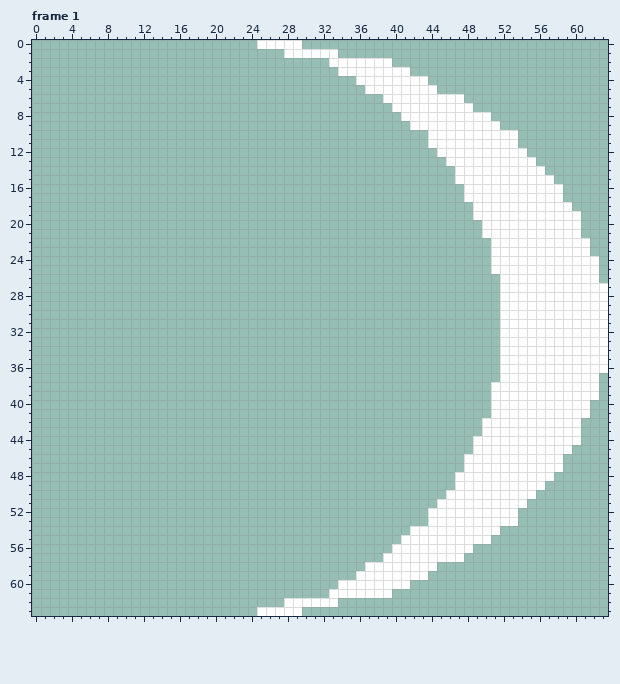
File history of a pixel-art file, The Fallen Guardian/Assets/Art/Effects/Player/Beginner/FrailSlash.aseprite. This is how it looked before the edit.
64x64 pixels, 5 frames. Pixels under 10% opacity are left out. Shown: frame 1. The commit also changed other frames, which this record leaves out.
After:
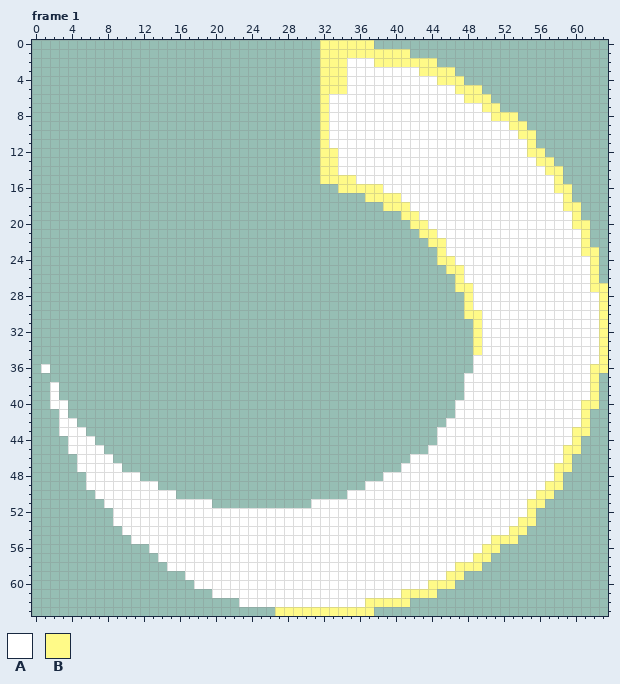
Palette (. is transparent): A #ffffff  B #fffa88
The edit:
layer "Layer 4" now hidden
layer "Main" added
layer "FX" added
Changed rows in their new state; - is an unchanged pixel.
Frame 1:
first column x 1:
 0 ------------------------.....--BBBBBB--------------------------
 1 ---------------------------....BBBBBBBBBB----------------------
 2 -------------------------------BBB---BBBBBBB-------------------
 3 -------------------------------BBB-------ABBBB-----------------
 4 -------------------------------BBBA--------ABBB----------------
 5 -------------------------------BBBAA--------AABBB--------------
 6 -------------------------------BAAAAAA---------BBB-------------
 7 -------------------------------BAAAAAAA---------ABB------------
 8 -------------------------------BAAAAAAAA----------BBB----------
 9 -------------------------------BAAAAAAAAA----------ABB---------
10 -------------------------------BAAAAAAAAAAA----------BB--------
11 -------------------------------BAAAAAAAAAAA----------AB--------
12 -------------------------------BBAAAAAAAAAAA----------BB-------
13 -------------------------------BBAAAAAAAAAAAA----------BB------
14 -------------------------------BBAAAAAAAAAAAAA----------BB-----
15 -------------------------------BBBBAAAAAAAAAAA-----------B-----
16 ---------------------------------BBBBBAAAAAAAAA----------BB----
17 ------------------------------------BBBBAAAAAAA-----------B----
18 --------------------------------------BBBAAAAAAA----------BB---
19 ----------------------------------------BBAAAAAA-----------B---
20 -----------------------------------------BBAAAAAA----------BB--
21 ------------------------------------------BBAAAAA-----------B--
22 -------------------------------------------BBAAAAA----------B--
23 --------------------------------------------BAAAAA----------BB-
24 --------------------------------------------BBAAAA-----------B-
25 ---------------------------------------------BBAAA-----------B-
26 ----------------------------------------------BAAAA----------B-
27 ----------------------------------------------BBAAA----------BB
28 -----------------------------------------------BAAA-----------B
29 -----------------------------------------------BAAA-----------B
30 -----------------------------------------------BBAA-----------B
31 ------------------------------------------------BAA-----------B
32 ------------------------------------------------BAA-----------B
33 ------------------------------------------------BAA-----------B
34 ------------------------------------------------BAA-----------B
35 ------------------------------------------------AAA-----------B
36 A-----------------------------------------------AAA----------BB
37 -----------------------------------------------AAAA----------B-
38 -A---------------------------------------------AAA-----------B-
39 -A---------------------------------------------AAA-----------B-
40 -AA-------------------------------------------AAAA----------BB-
41 --A-------------------------------------------AAAA----------B--
42 --AA-----------------------------------------AAAA-----------B--
43 --AAA---------------------------------------AAAAA----------BB--
44 ---AAA--------------------------------------AAAA-----------B---
45 ---AAAA------------------------------------AAAAA----------BB---
46 ----AAAA---------------------------------AAAAAA-----------B----
47 ----AAAAA-------------------------------AAAAAAA----------BB----
48 -----AAAAAA---------------------------AAAAAAAA-----------B-----
49 -----AAAAAAAA-----------------------AAAAAAAAAA----------BB-----
50 ------AAAAAAAAA-------------------AAAAAAAAAAA----------BB------
51 -------AAAAAAAAAAAA-----------AAAAAAAAAAAAAA----------BB-------
52 --------AAAAAAAAAAAAAAAAAAAAAAAAAAAAAAAAAAA----------AB--------
53 --------AAAAAAAAAAAAAAAAAAAAAAAAAAAAAAAAAAA----------BB--------
54 ---------AAAAAAAAAAAAAAAAAAAAAAAAAAAAAAAA----------ABB---------
55 ----------AAAAAAAAAAAAAAAAAAAAAAAAAAAAAA----------BBB----------
56 ------------AAAAAAAAAAAAAAAAAAAAAAAAAAA---------ABB------------
57 -------------AAAAAAAAAAAAAAAAAAAAAAAAA---------ABB-------------
58 --------------AAAAAAAAAAAAAAAAAAAAAA--------AABBB--------------
59 ----------------AAAAAAAAAAAAAAAAAAA--------AABB----------------
60 -----------------AAAAAAAAAAAAAAAA--------AABBB-----------------
61 -------------------AAAAAAAAAAAAA-------ABBBB-------------------
62 ----------------------AAAAA------AAABBBBB----------------------
63 ------------------------..BBBBBBBBBBB--------------------------
Pixel boxes of the changes (left, top, right, bottom) in both pictures:
changed: (41, 40, 608, 616)
